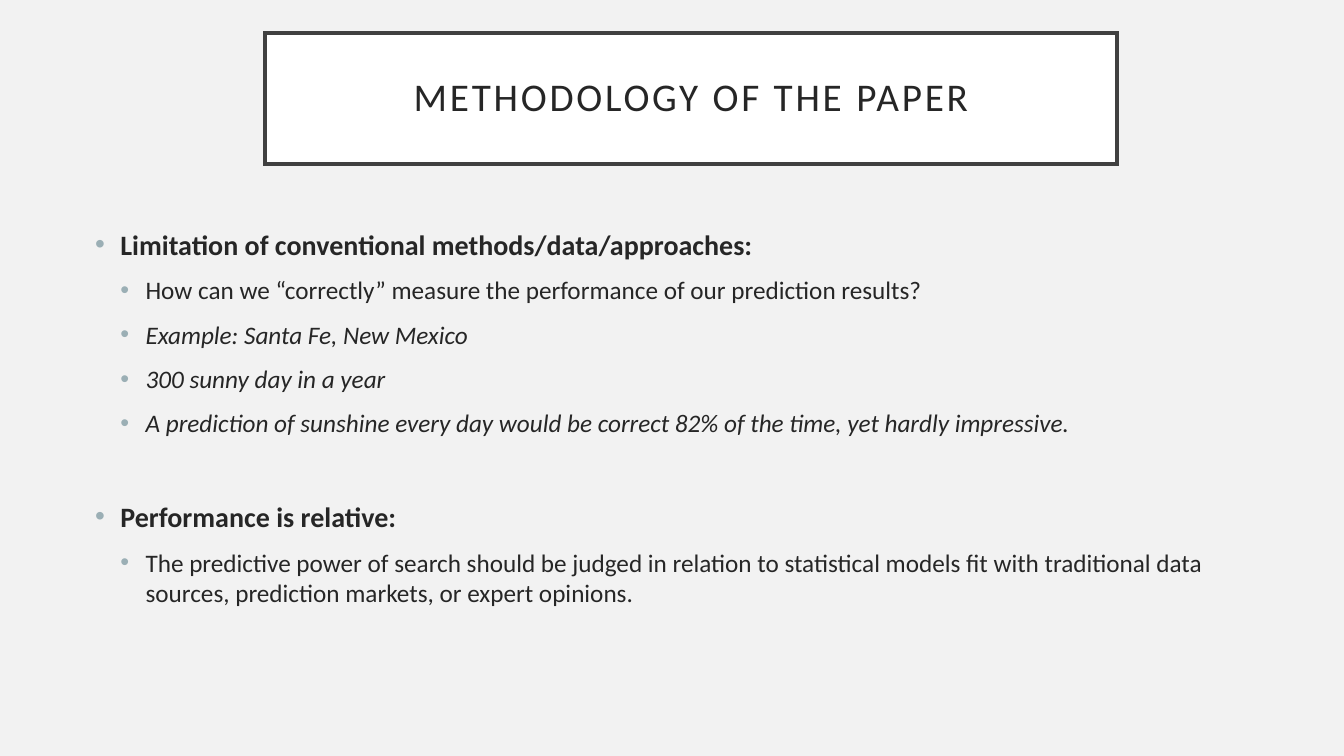
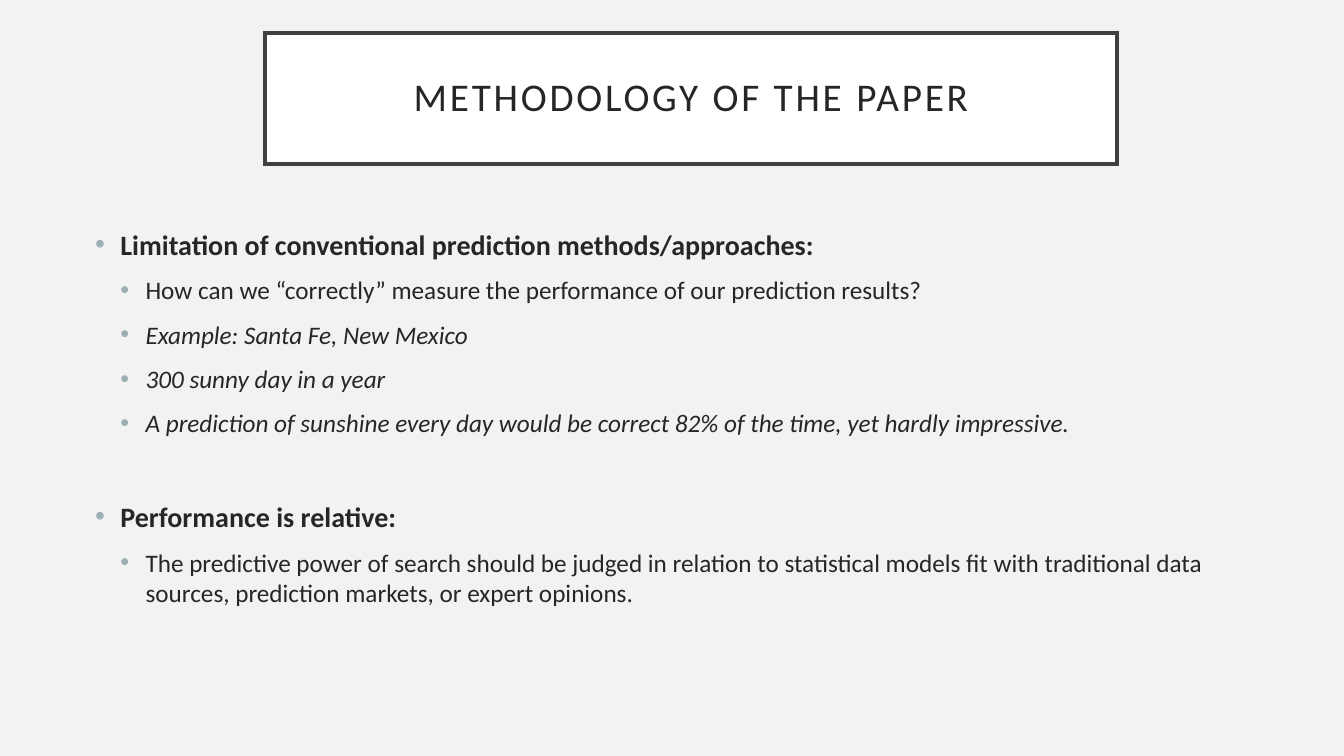
Before and after one commit to alexanderkin/ACE592_Luoye, a slide deck: slide 3 of Predicting consumer behavior with Web search_Luoye.pptx. Drawn at 1344x756 pixels with LibreOffice and Linux fonts; fonts in the diff are those of the drawing. Boxes give left, top, right and bottom in pixels: in the first picture for what was removed or moved away, otherwise in the second. Text is boxed around its words. In the diff, an @@ line names an element or a change of style, - is before the commit and + after.

Commit message:
update-version1

```diff
--- a/Predicting consumer behavior with Web search_Luoye.pptx
+++ b/Predicting consumer behavior with Web search_Luoye.pptx
@@ text at (x1=120, y1=235, x2=813, y2=260): text changed @@
-• Limitation of conventional methods/data/approaches:
+• Limitation of conventional prediction methods/approaches:
```
Also in this commit, not shown: 2 other slides changed.
